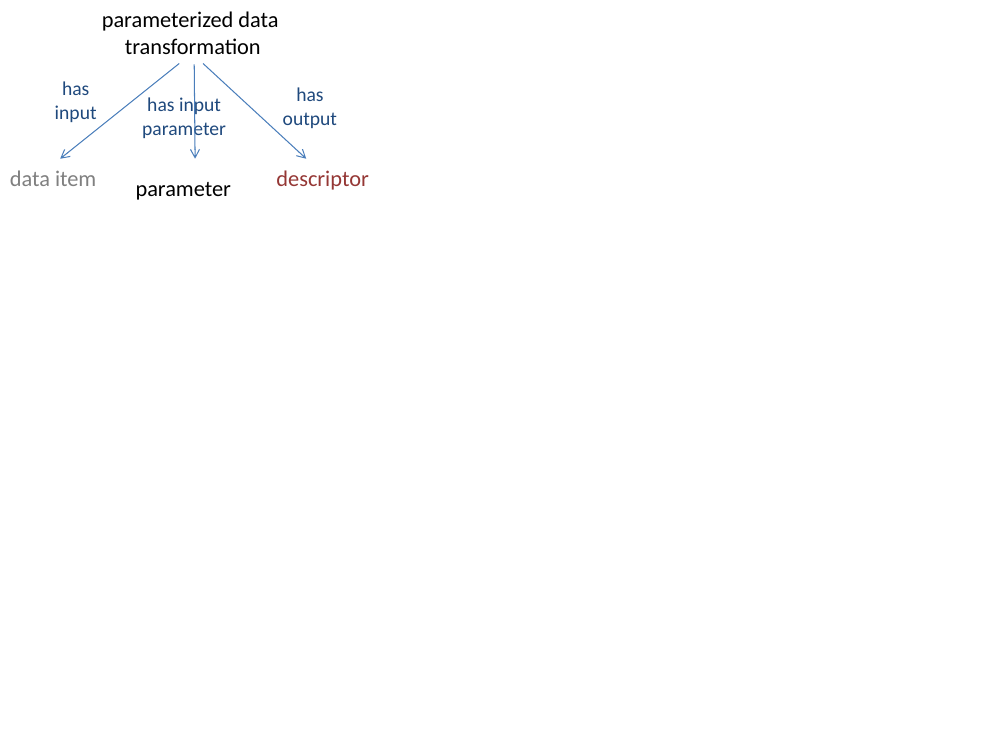
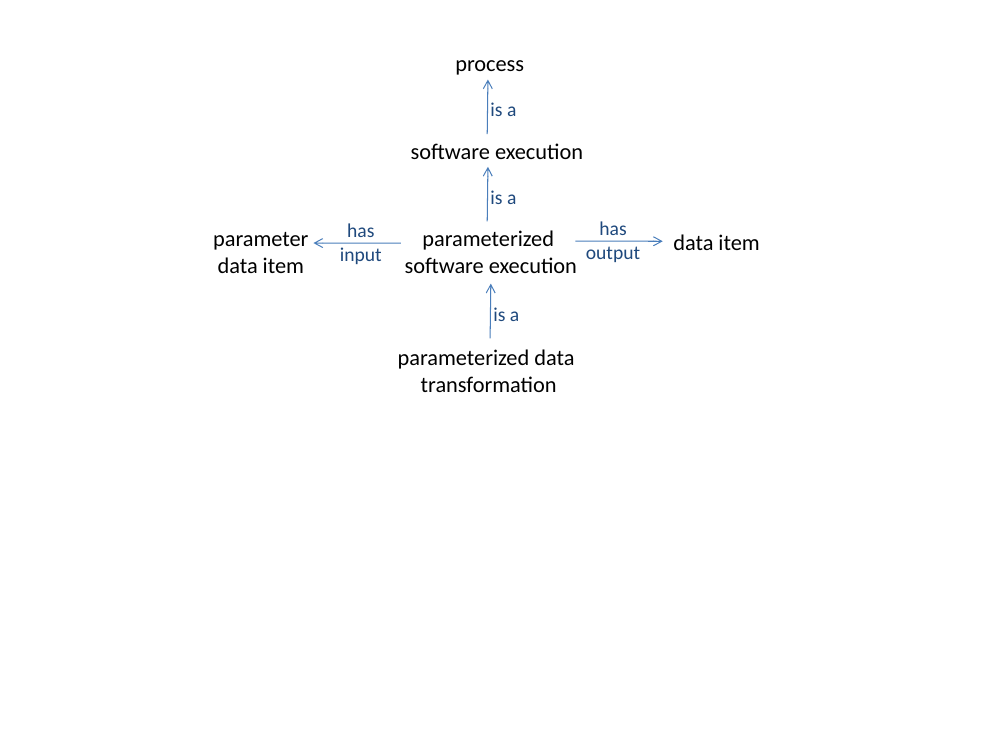
Before and after one commit to semanticchemistry/semanticchemistry, a slide deck: slide 3 of trunk/documentation/images/diagrams.pptx. Drawn at 1008x756 pixels with LibreOffice and Linux fonts; fonts in the diff are those of the drawing. Boxes give left, top, right and bottom in pixels: in the first picture for what was removed or moved away, otherwise in the second. Text is boxed around its words. In the diff, an @@ line names an element or a change of style, - is before the commit and + after.

```diff
--- a/trunk/documentation/images/diagrams.pptx
+++ b/trunk/documentation/images/diagrams.pptx
@@ arrow removed from (195, 65) to (196, 158) @@
@@ arrow removed from (203, 64) to (306, 158) @@
@@ text added at [455,60,524,75], 16 pt, text #000000 @@
+process
@@ arrow added from (487, 134) to (488, 80), #4B7EBC 0.75 pt @@
@@ text removed at [142,95,226,141] @@
-has input
-parameter
@@ text added at [490,102,516,116], 14 pt, text #1F497D @@
+is a
@@ text added at [411,143,583,159], 16 pt, text #000000 @@
+software execution
@@ text removed at [276,170,368,190] @@
-descriptor
@@ arrow added from (487, 222) to (488, 166), #4B7EBC 0.75 pt @@
@@ text added at [490,190,516,204], 14 pt, text #1F497D @@
+is a
@@ text at [213,232,308,273]: text changed @@
-parameter
+parameter
+data item
@@ text "has": place and size @@
-text "has" at [55,81,97,122]
+text "has" at [340,223,382,264]
@@ text added at [405,230,577,273], 16 pt, text #000000 @@
+parameterized
+software execution
@@ text "has": place and size @@
-text "has" at [283,87,337,128]
+text "has" at [586,221,640,262]
@@ text "data item": place and size @@
-text "data item" at [10,170,96,186]
+text "data item" at [673,234,759,250]
@@ text "data item" at [673,234,759,250]: text colour #808080 to #000000; alignment left to centre @@
@@ arrow moved from (179, 64) - (60, 158) to (401, 243) - (313, 243) @@
@@ arrow added from (576, 241) to (662, 241), #4B7EBC 0.75 pt @@
@@ arrow added from (490, 339) to (491, 283), #4B7EBC 0.75 pt @@
@@ text added at [493,307,519,321], 14 pt, text #1F497D @@
+is a
@@ text "parameterized data": place and size @@
-text "parameterized data" at [102,11,278,54]
+text "parameterized data" at [398,349,574,392]
```
Also in this commit, not shown: 1 other slide changed, 3 slides added, 2 other files.
